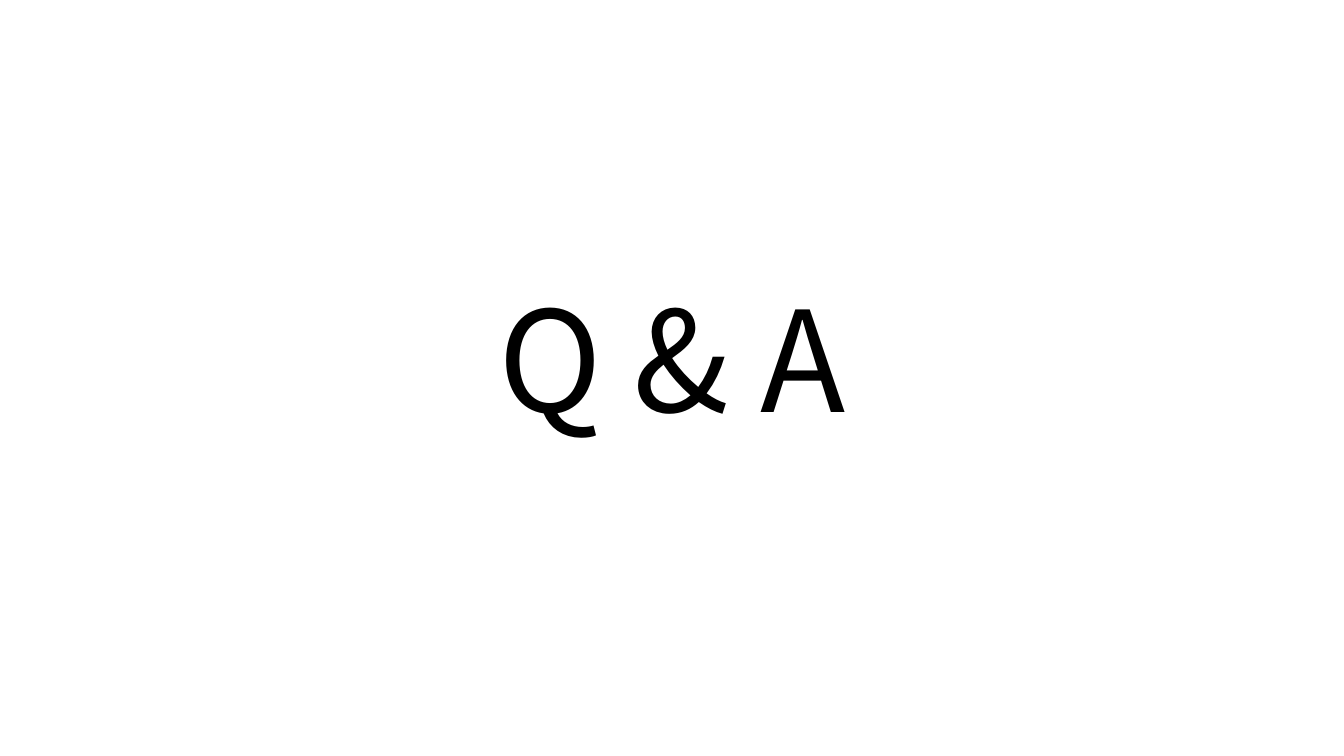
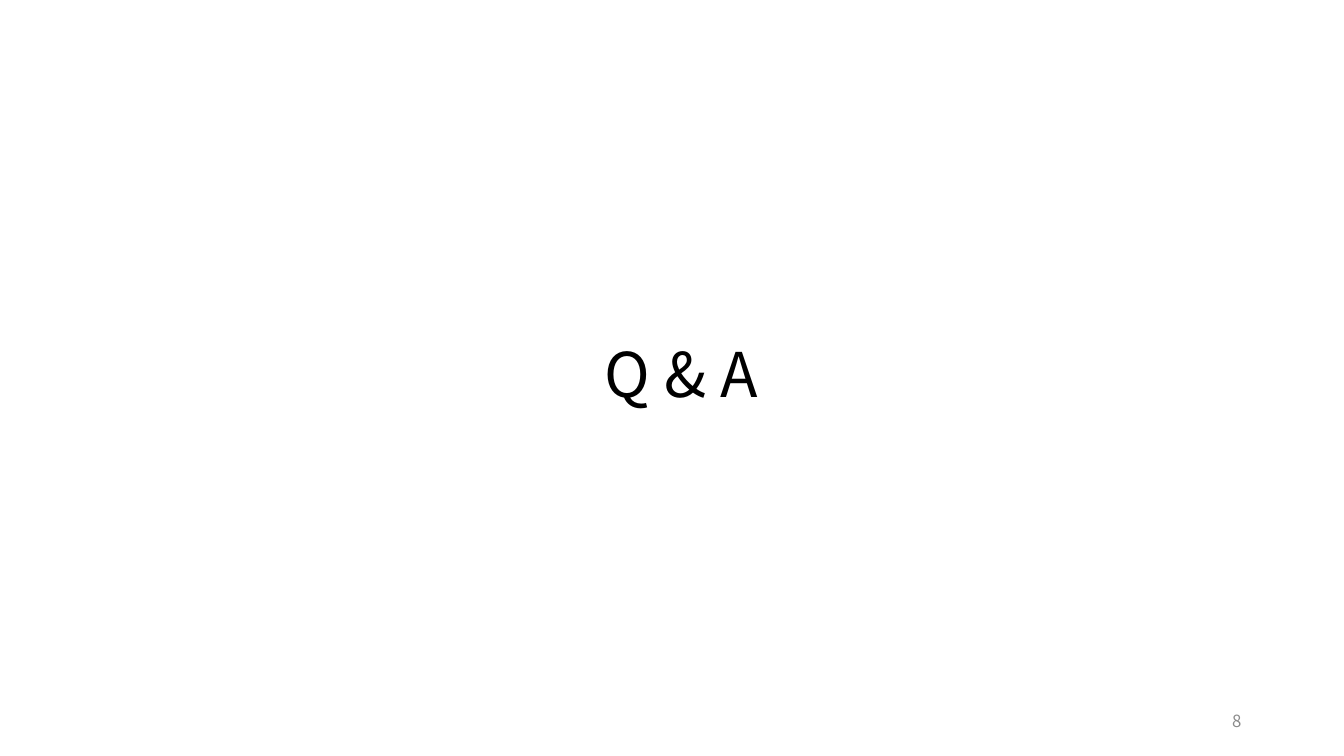
Before and after one commit to devsungmin/OSS-Team, a slide deck: slide 8 of 오픈소스 SW.pptx. Drawn at 1344x756 pixels with LibreOffice and Linux fonts; fonts in the diff are those of the drawing. Boxes give left, top, right and bottom in pixels: in the first picture for what was removed or moved away, otherwise in the second. Text is boxed around its words. In the diff, an @@ line names an element or a change of style, - is before the commit and + after.

```diff
--- a/오픈소스 SW.pptx
+++ b/오픈소스 SW.pptx
@@ title "Q & A": place and size @@
-title "Q & A" at (499, 307, 845, 438)
+title "Q & A" at (605, 351, 757, 409)
@@ title "Q & A" at (605, 351, 757, 409): size 100 to 44 pt @@
@@ page number added at (1232, 714, 1241, 727), 12 pt, text #8C8C8C @@
+8
```
Also in this commit, not shown: 8 other slides changed, 1 slide added, 1 slide removed.
